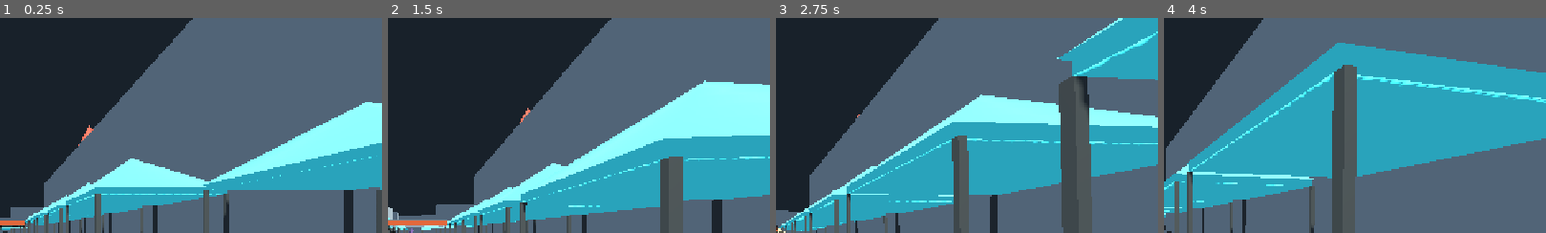
Above: before the commit, frames 1-4 (left to right).
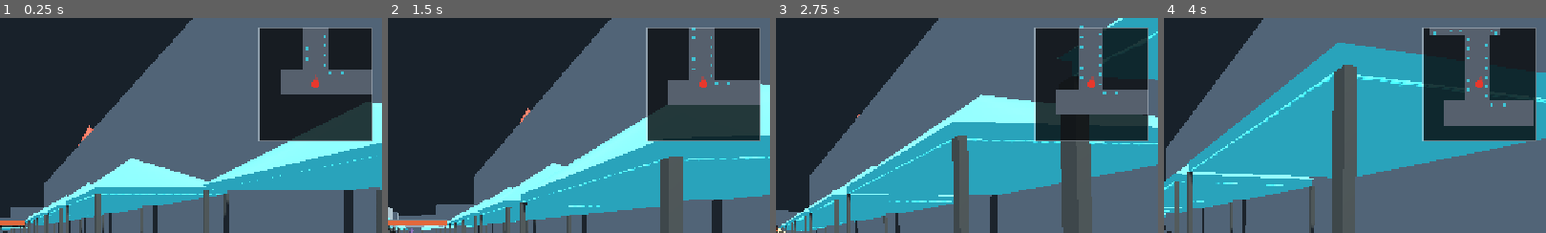
Above: after the commit, the same moments.

Repository: k3vin7/SauceIT-
Game: Godot game, scene res://main.tscn
The game is run twice, just before and just after one commit, with the same random seed, the same clock (stepped at 60 frames per second) and the same inputs.
Inputs (mouse positions are % of the whole screen's width and height, from its top left):
- Up to frame 1 (0.25 s): no input
- Up to frame 2 (1.5 s): tap Enter at 0.5 s; move the mouse to (55, 50) at 0.52 s; hold Shift (run) 0.53-1.28 s; hold W (move_forward) from 0.53 s (still down); tap Space (jump) at 0.77, 0.8, 1.07, 1.35 s; move the mouse to (45, 50) at 1.27 s
- Up to frame 3 (2.75 s): keep holding W (move_forward); tap Space (jump) at 1.52, 1.82, 2.3 s; tap Shift (run) at 1.55 s; move the mouse to (52, 48) at 2.02 s; press the mouse at (52, 48) at 2.03 s
- Up to frame 4 (4 s): keep holding W (move_forward); move the mouse to (49, 52) at 2.77 s; release the mouse at (49, 52) at 2.78 s; tap E (refill_sauce) at 2.85 s; tap Space (jump) at 3.02, 3.32, 3.77, 3.8 s; tap Shift (run) at 3.05 s; move the mouse to (57, 51) at 3.52 s; hold Shift (run) from 3.53 s (still down)
The pictures show only the part of the screen within x 50-100%, y 0-50%; the shares and areas given below are measured in that part.

The runs differ from the first frame. In frame 1, 12% of the frame differs, in the area x 67-98%, y 4-58%; in frame 2, 14%; in frame 3, 14%; in frame 4, 15%.

Commit message:
Put the street map in the corner

Diff:
--- a/scripts/mayo_prototype.gd
+++ b/scripts/mayo_prototype.gd
@@ -10,6 +10,7 @@
 const VisorScript := preload("res://scripts/visor_contamination.gd")
 const VisorOverlayScript := preload("res://scripts/visor_overlay.gd")
 const HealthHudScript := preload("res://scripts/health_hud.gd")
+const MinimapScript := preload("res://scripts/minimap.gd")
 
 # Splat batch entry kinds. Four ints per splat: kind, target, cell x, cell y.
 # What `target` means is the kind's business -- a wall packs its index and the
@@ -320,6 +321,7 @@
 ## does not have to walk the scene tree every frame.
 var _refill_stations: Array[Dictionary] = []
 var _health_hud: HealthHud
+var _minimap: Minimap
 
 # The single-player fields the checks and the rest of this file grew up with,
 # now views onto the local player's Shooter. Nothing assigns through them.
@@ -817,6 +819,8 @@
 	_build_crosshair()
 	_build_network_panel()
 	_build_enemies()
+	# After the street, because it bakes the street's own cells into a texture.
+	_minimap.build()
 
 
 ## The other player is a different colour, so it is obvious which capsule on
@@ -967,6 +971,8 @@
 		_visor_overlay.set_frame(frame)
 	if _health_hud != null:
 		_health_hud.set_frame(frame)
+	if _minimap != null:
+		_minimap.set_frame(frame)
 	_layout_letterbox(size, frame)
 
 
@@ -1062,6 +1068,13 @@
 	_visor_overlay.name = "VisorOverlay"
 	layer.add_child(_visor_overlay)
 	_rebind_visor_overlay()
+	# Over the sauce with the bars, for the same reason: a map you cannot read
+	# through the mayo on your glasses is not telling you anything.
+	_minimap = MinimapScript.new() as Minimap
+	_minimap.world = self
+	_minimap.set_frame(_view_layout)
+	layer.add_child(_minimap)
+
 	# Under the crosshair and over the sauce: a bar you cannot read through the
 	# mayo on your glasses is not telling you anything.
 	_health_hud = HealthHudScript.new() as HealthHud
--- /dev/null
+++ b/scripts/minimap.gd
@@ -0,0 +1,159 @@
+class_name Minimap
+extends Control
+
+## The street map in the top-right corner, scrolling under the player.
+##
+## The streets are baked into a texture once, one pixel per lattice cell, and
+## every frame draws a window of it centred on where the player is standing.
+## Drawing the cells themselves would be a couple of thousand `draw_rect` calls
+## a frame for a picture that never changes; the only things that actually move
+## are the handful of markers on top.
+##
+## North is up rather than the map turning with the player. This is a street map
+## of a real place with named streets running north-south and east-west, and a
+## map that spins loses that -- which way the promenade runs stops being a fact
+## you can learn. The wedge on the player's dot carries which way they are
+## facing instead.
+
+const SIZE := 190.0
+const MARGIN := 16.0
+## How much street to show around the player, in lattice cells. Eighteen is
+## about 41 m: far enough to see the next junction and the stalls on the way to
+## it, close enough that a single stall is still a distinct mark.
+const VIEW_CELLS := 18.0
+
+const BACKING := Color(0.04, 0.05, 0.06, 0.82)
+const EDGE := Color(0.86, 0.90, 0.94, 0.45)
+const STREET := Color(0.34, 0.38, 0.43, 1.0)
+const STALL := Color("3fc3d4")
+const ENEMY := Color("b06be0")
+const LANDMARK := Color("f0a500")
+const PLAYER := Color("e8382c")
+
+var world: Node3D
+var frame := Rect2()
+
+var _texture: ImageTexture
+## Lattice cell that image pixel (0, 0) holds.
+var _image_origin := Vector2i.ZERO
+var _stall_cells := PackedVector2Array()
+var _landmark_cells := PackedVector2Array()
+
+
+func _ready() -> void:
+	name = "Minimap"
+	mouse_filter = Control.MOUSE_FILTER_IGNORE
+	set_anchors_preset(Control.PRESET_FULL_RECT)
+	# Cells, not a smear: the streets are a pixel each and the window is drawn
+	# at about five pixels to the cell, so anything but nearest is mush.
+	texture_filter = CanvasItem.TEXTURE_FILTER_NEAREST
+
+
+## Bakes the street picture and the marker positions. Called once, after the
+## world is built, because it reads the map's own cell set.
+func build() -> void:
+	var bounds := StreetMap.bounds()
+	# Padded by a full window so the region drawn each frame is always inside
+	# the image, whatever corner of the map the player walks into. Without it
+	# the edges of the map would sample outside the texture.
+	var pad := int(ceil(VIEW_CELLS)) + 2
+	_image_origin = bounds.position - Vector2i(pad, pad)
+	var width := bounds.size.x + pad * 2
+	var height := bounds.size.y + pad * 2
+
+	var image := Image.create(width, height, false, Image.FORMAT_RGBA8)
+	image.fill(Color(0.0, 0.0, 0.0, 0.0))
+	for cell in StreetMap.floor_cells():
+		var at: Vector2i = cell - _image_origin
+		if at.x >= 0 and at.y >= 0 and at.x < width and at.y < height:
+			image.set_pixel(at.x, at.y, STREET)
+	_texture = ImageTexture.create_from_image(image)
+
+	# The markers never move, so their cells are worked out here rather than by
+	# rebuilding the stall list -- which walks the whole map -- every frame.
+	_stall_cells = PackedVector2Array()
+	for stall in StreetMap.stall_boxes():
+		_stall_cells.push_back(_cell_of(stall["position"]))
+	_landmark_cells = PackedVector2Array([
+		_cell_of(StreetMap.stage_position()),
+		_cell_of(StreetMap.tower_position()),
+	])
+
+
+func set_frame(new_frame: Rect2) -> void:
+	frame = new_frame
+	queue_redraw()
+
+
+func _process(_delta: float) -> void:
+	queue_redraw()
+
+
+func _draw() -> void:
+	if world == null or _texture == null or frame.size.x <= 0.0:
+		return
+	var player := world.get("_player") as MayoPlayer
+	if player == null or not is_instance_valid(player):
+		return
+
+	var box := Rect2(
+		Vector2(frame.position.x + frame.size.x - SIZE - MARGIN, frame.position.y + MARGIN),
+		Vector2(SIZE, SIZE))
+	draw_rect(box, BACKING, true)
+
+	var per_cell := box.size.x / (VIEW_CELLS * 2.0)
+	var centre := _cell_of(player.global_position)
+	var region := Rect2(
+		centre - Vector2(VIEW_CELLS, VIEW_CELLS) - Vector2(_image_origin),
+		Vector2(VIEW_CELLS, VIEW_CELLS) * 2.0)
+	draw_texture_rect_region(_texture, box, region)
+
+	# Stalls, which are also where the sauce comes from, so they are the thing
+	# most worth finding on it.
+	var mark := maxf(per_cell * 0.9, 2.0)
+	for cell in _stall_cells:
+		_draw_mark(box, centre, per_cell, cell, mark, STALL)
+	for cell in _landmark_cells:
+		_draw_mark(box, centre, per_cell, cell, mark * 1.4, LANDMARK)
+
+	var count: int = world.enemy_count()
+	for index in count:
+		var enemy := world.enemy_at(index) as MayoEnemy
+		if enemy == null or not is_instance_valid(enemy) or not enemy.is_alive():
+			continue
+		_draw_mark(box, centre, per_cell, _cell_of(enemy.global_position), mark * 1.2, ENEMY)
+
+	# The player, always dead centre -- the map moves, they do not.
+	var middle := box.get_center()
+	# A wedge for where they are looking, since the map itself does not turn.
+	var facing := -player.global_transform.basis.z
+	var heading := Vector2(facing.x, facing.z).normalized()
+	if heading.length_squared() > 0.001:
+		var side := Vector2(-heading.y, heading.x)
+		draw_colored_polygon(PackedVector2Array([
+			middle + heading * (mark * 3.4),
+			middle + side * (mark * 1.5),
+			middle - side * (mark * 1.5),
+		]), Color(PLAYER.r, PLAYER.g, PLAYER.b, 0.45))
+	draw_circle(middle, maxf(mark * 1.3, 3.0), PLAYER)
+
+	draw_rect(box, EDGE, false, 2.0)
+
+
+func _draw_mark(box: Rect2, centre: Vector2, per_cell: float, cell: Vector2,
+		size: float, color: Color) -> void:
+	var offset := (cell - centre) * per_cell
+	# Off the window: nothing is drawn rather than clamped to the rim, because a
+	# mark pinned to the edge reads as a stall that is actually there.
+	if absf(offset.x) > box.size.x * 0.5 or absf(offset.y) > box.size.y * 0.5:
+		return
+	var at := box.get_center() + offset
+	draw_rect(Rect2(at - Vector2(size, size) * 0.5, Vector2(size, size)), color, true)
+
+
+## World position to lattice cell, keeping the fraction: the map has to slide
+## under the player rather than jump a cell at a time.
+func _cell_of(world_position: Vector3) -> Vector2:
+	return Vector2(
+		world_position.x / StreetMap.CELL + float(StreetMap.ORIGIN_CELL.x),
+		world_position.z / StreetMap.CELL + float(StreetMap.ORIGIN_CELL.y))
--- /dev/null
+++ b/tests/probe_minimap.gd
@@ -0,0 +1,143 @@
+extends SceneTree
+
+# The minimap in the top-right corner.
+#
+# Checked by arithmetic rather than by looking at it: a HUD element that lands
+# in the wrong place is invisible rather than visibly wrong, which is how the
+# enemy health bars spent a while not appearing at all.
+#
+#   * it sits inside the view frame, in the top-right corner
+#   * the street picture is baked and covers the whole map, padded enough that
+#     the window drawn never samples outside it
+#   * the player is dead centre wherever they stand, and the map slides under
+#     them rather than jumping a cell at a time
+#   * what it shows is the street the player is actually on
+
+var failures: Array[String] = []
+
+
+func _initialize() -> void:
+	call_deferred("_run")
+
+
+func _check(condition: bool, message: String) -> void:
+	if not condition:
+		failures.push_back(message)
+
+
+func _run() -> void:
+	var scene = load("res://main.tscn").instantiate()
+	root.add_child(scene)
+	await process_frame
+	await physics_frame
+	var map: Minimap = scene._minimap
+	var player: MayoPlayer = scene._player
+	_check(map != null, "there is no minimap")
+
+	# --- where it sits ---
+	var frame: Rect2 = map.frame
+	var box := Rect2(
+		Vector2(frame.position.x + frame.size.x - Minimap.SIZE - Minimap.MARGIN,
+			frame.position.y + Minimap.MARGIN),
+		Vector2(Minimap.SIZE, Minimap.SIZE))
+	print("view %s -> minimap %s (%.0f px square)" % [str(frame), str(box), Minimap.SIZE])
+	_check(frame.encloses(box), "the minimap hangs outside the view frame")
+	# Top-right: nearer the frame's right edge and top than its left and bottom.
+	_check(box.get_center().x > frame.get_center().x,
+		"the minimap is on the left of the screen")
+	_check(box.get_center().y < frame.get_center().y,
+		"the minimap is on the bottom of the screen")
+
+	# --- the baked picture ---
+	var texture: ImageTexture = map._texture
+	_check(texture != null, "the street picture was never baked")
+	var bounds := StreetMap.bounds()
+	var size := texture.get_size()
+	print("street picture %dx%d for a %dx%d map, origin cell %s" % [
+		size.x, size.y, bounds.size.x, bounds.size.y, str(map._image_origin)])
+	# Padded by at least a full window on every side, or the corners of the map
+	# would sample off the edge of the texture.
+	var pad_low := bounds.position - map._image_origin
+	var pad_high := Vector2i(size) - (bounds.end - map._image_origin)
+	_check(mini(pad_low.x, pad_low.y) >= int(Minimap.VIEW_CELLS)
+			and mini(pad_high.x, pad_high.y) >= int(Minimap.VIEW_CELLS),
+		"the picture is padded by %s / %s, under the %d-cell window" % [
+			str(pad_low), str(pad_high), int(Minimap.VIEW_CELLS)])
+
+	# Every street cell is drawn, and nothing that is not street is.
+	var image := texture.get_image()
+	var street := StreetMap.floor_cells()
+	var missing := 0
+	for cell in street:
+		var at: Vector2i = cell - map._image_origin
+		if image.get_pixel(at.x, at.y).a < 0.5:
+			missing += 1
+	var painted := 0
+	for y in size.y:
+		for x in size.x:
+			if image.get_pixel(x, y).a >= 0.5:
+				painted += 1
+	print("picture: %d pixels drawn for %d street cells, %d cells missing" % [
+		painted, street.size(), missing])
+	_check(missing == 0, "%d street cells are missing from the picture" % missing)
+	_check(painted == street.size(),
+		"the picture draws %d pixels for %d street cells" % [painted, street.size()])
+
+	# --- the player is centred, and the window follows them ---
+	var stand: float = scene.spawn_position_for(0).y
+	var places := [
+		["the start zone", scene.spawn_position_for(0)],
+		["the festival square", StreetMap.arena_centre() + Vector3(0.0, stand, 0.0)],
+		["the round place", StreetMap.circle_centre() + Vector3(0.0, stand, 0.0)],
+	]
+	for place in places:
+		var label: String = place[0]
+		var at: Vector3 = place[1]
+		player.global_position = at
+		await physics_frame
+		var centre: Vector2 = map._cell_of(player.global_position)
+		# The window the texture is drawn from, in image pixels.
+		var region := Rect2(
+			centre - Vector2(Minimap.VIEW_CELLS, Minimap.VIEW_CELLS) - Vector2(map._image_origin),
+			Vector2(Minimap.VIEW_CELLS, Minimap.VIEW_CELLS) * 2.0)
+		print("%-20s player cell %.1v -> window %s" % [label, centre, str(region)])
+		_check(region.position.x >= 0.0 and region.position.y >= 0.0
+				and region.end.x <= float(size.x) and region.end.y <= float(size.y),
+			"at %s the window %s falls outside the %dx%d picture" % [
+				label, str(region), size.x, size.y])
+		# The cell under the middle of the window is the one the player is on,
+		# which is what "centred on me" means.
+		var middle := Vector2i(floor(centre.x), floor(centre.y))
+		_check(street.has(middle),
+			"at %s the player's own cell %s is not street" % [label, str(middle)])
+		_check(image.get_pixel(middle.x - map._image_origin.x,
+				middle.y - map._image_origin.y).a >= 0.5,
+			"at %s the cell under the player is blank on the map" % label)
+
+	# The window has to slide, not step: half a cell of movement has to move it.
+	player.global_position = scene.spawn_position_for(0)
+	await physics_frame
+	var before: Vector2 = map._cell_of(player.global_position)
+	player.global_position += Vector3(StreetMap.CELL * 0.5, 0.0, 0.0)
+	await physics_frame
+	var after: Vector2 = map._cell_of(player.global_position)
+	print("half a cell of walking moved the window by %.3f cells" % (after.x - before.x))
+	_check(absf((after.x - before.x) - 0.5) < 0.01,
+		"half a cell of walking moved the map by %.3f cells: it is stepping, not sliding"
+			% (after.x - before.x))
+
+	# --- what it marks ---
+	print("marks: %d stalls, %d landmarks, %d enemies" % [
+		map._stall_cells.size(), map._landmark_cells.size(), scene.enemy_count()])
+	_check(map._stall_cells.size() == StreetMap.stall_boxes().size(),
+		"the map marks %d of %d stalls" % [
+			map._stall_cells.size(), StreetMap.stall_boxes().size()])
+	_check(map._landmark_cells.size() == 2, "the stage and the tower are not both marked")
+
+	if failures.is_empty():
+		print("MAYO_MINIMAP_OK")
+		quit(0)
+		return
+	for failure in failures:
+		push_error(failure)
+	quit(1)
Not shown, added: scripts/minimap.gd.uid
Not shown, changed: README.md
